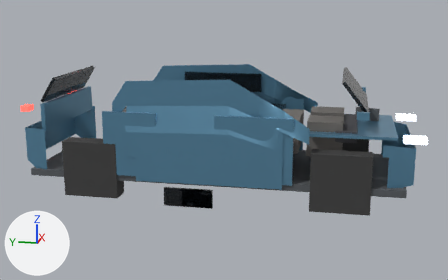
The glTF model assets/models/pickup.glb as it was, and as the next commit left it.
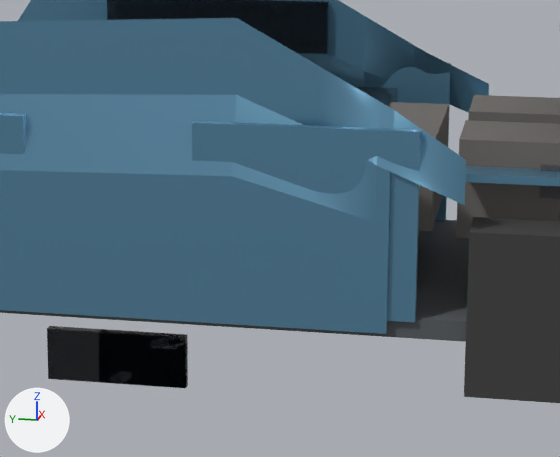
Each version is shown whole from a camera (50 mm lens) standing at (-9.25, -1.89, 3.03) and looking at (0.0, -0.04, 0.72), then close up on the part from 33% to 76% of the width and 26% to 83% of the height. Every picture has the same lights, and +X, +Y and +Z are marked at lower left. The older version's two pictures come first. Where no turn or scale is listed for an object, it has been applied to the vertices.

In view in the first close-up: 'body_mesh', 'door_fl_mesh', 'door_fr_mesh', 'frunk_mesh', 'seat_l', 'seat_r', 'seat_rear', 'tire_fr', 'trim_mesh', 'window_fixed_l', 'window_fl_mesh', 'window_fr_mesh', 'window_rl_mesh', 'window_rr_mesh' and 3 more.
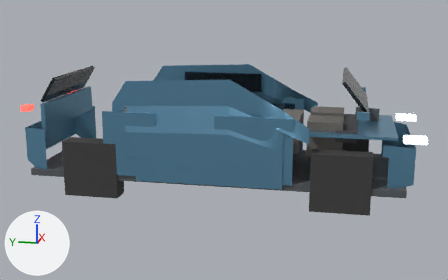
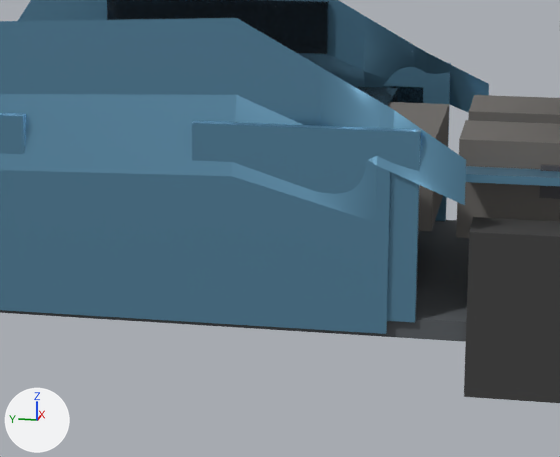
Diff of the bpy script that builds the scene:
```diff
--- a/assets/models/pickup.glb.py
+++ b/assets/models/pickup.glb.py
@@ ob_window_fl_mesh @@
 ob_window_fl_mesh = bpy.data.objects.new('window_fl_mesh', me_window_fl_mesh)
-ob_window_fl_mesh.location = (-0.01, 0.55, -0.27)
+ob_window_fl_mesh.location = (0.955, -0.65, 1.01)
@@ ob_window_fr_mesh @@
 ob_window_fr_mesh = bpy.data.objects.new('window_fr_mesh', me_window_fr_mesh)
-ob_window_fr_mesh.location = (0.01, 0.55, -0.27)
+ob_window_fr_mesh.location = (-0.955, -0.65, 1.01)
@@ ob_window_rl_mesh @@
 ob_window_rl_mesh = bpy.data.objects.new('window_rl_mesh', me_window_rl_mesh)
-ob_window_rl_mesh.location = (-0.01, 0.4, -0.27)
+ob_window_rl_mesh.location = (0.955, 1.15, 1.01)
@@ ob_window_rr_mesh @@
 ob_window_rr_mesh = bpy.data.objects.new('window_rr_mesh', me_window_rr_mesh)
-ob_window_rr_mesh.location = (0.01, 0.4, -0.27)
+ob_window_rr_mesh.location = (-0.955, 1.15, 1.01)
```

Location of each change, (x1, y1, x2, y2) in pixels of the close-ups (560 x 457 px):
'window_fl_mesh', moved: before (47, 327, 187, 388); after (389, 86, 423, 103)
'window_rl_mesh', moved (not visible afterwards): before (99, 331, 187, 388)
'window_fr_mesh', moved (not visible afterwards): before (49, 326, 188, 386)
'window_rr_mesh', moved (not visible afterwards): before (100, 329, 188, 384)
